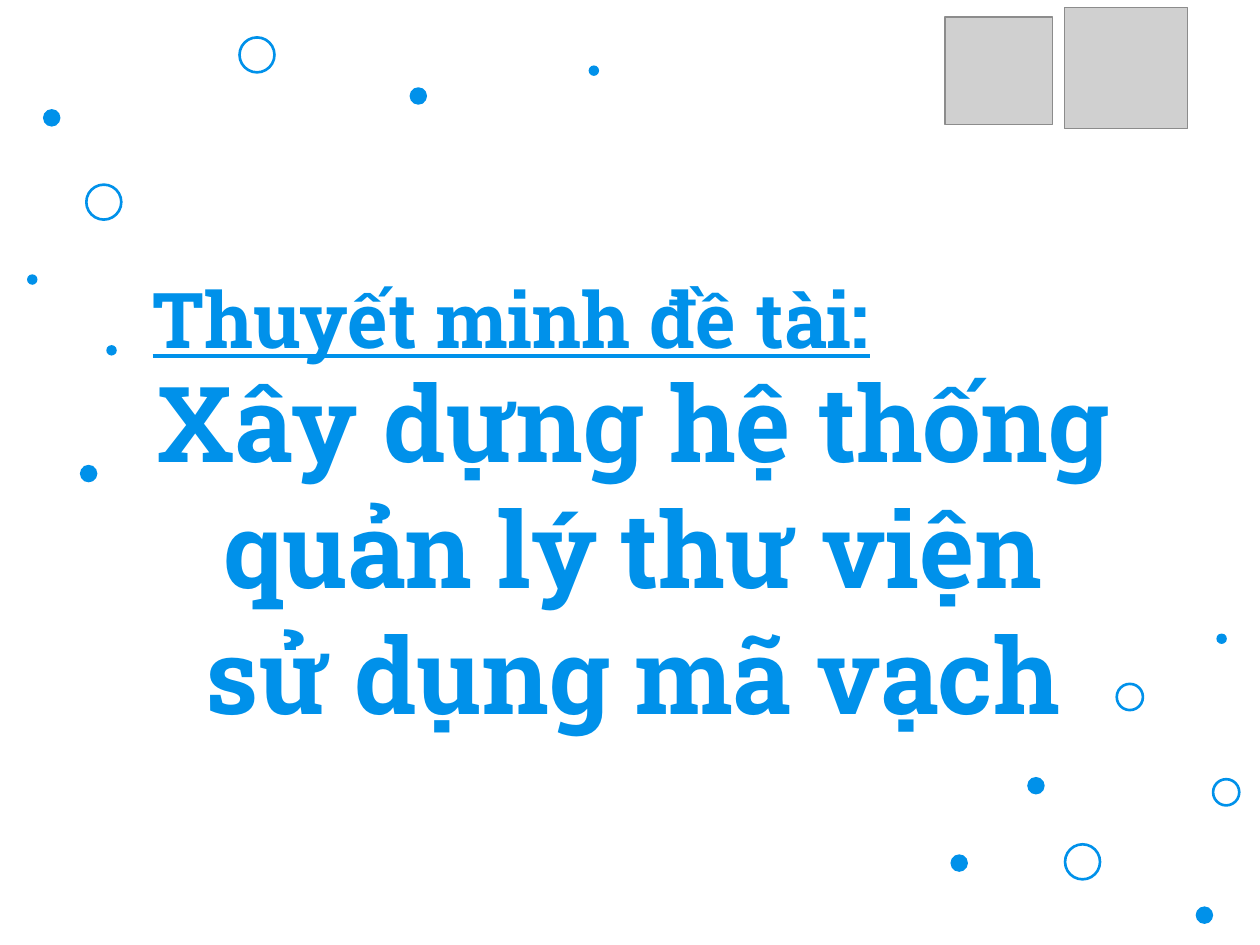
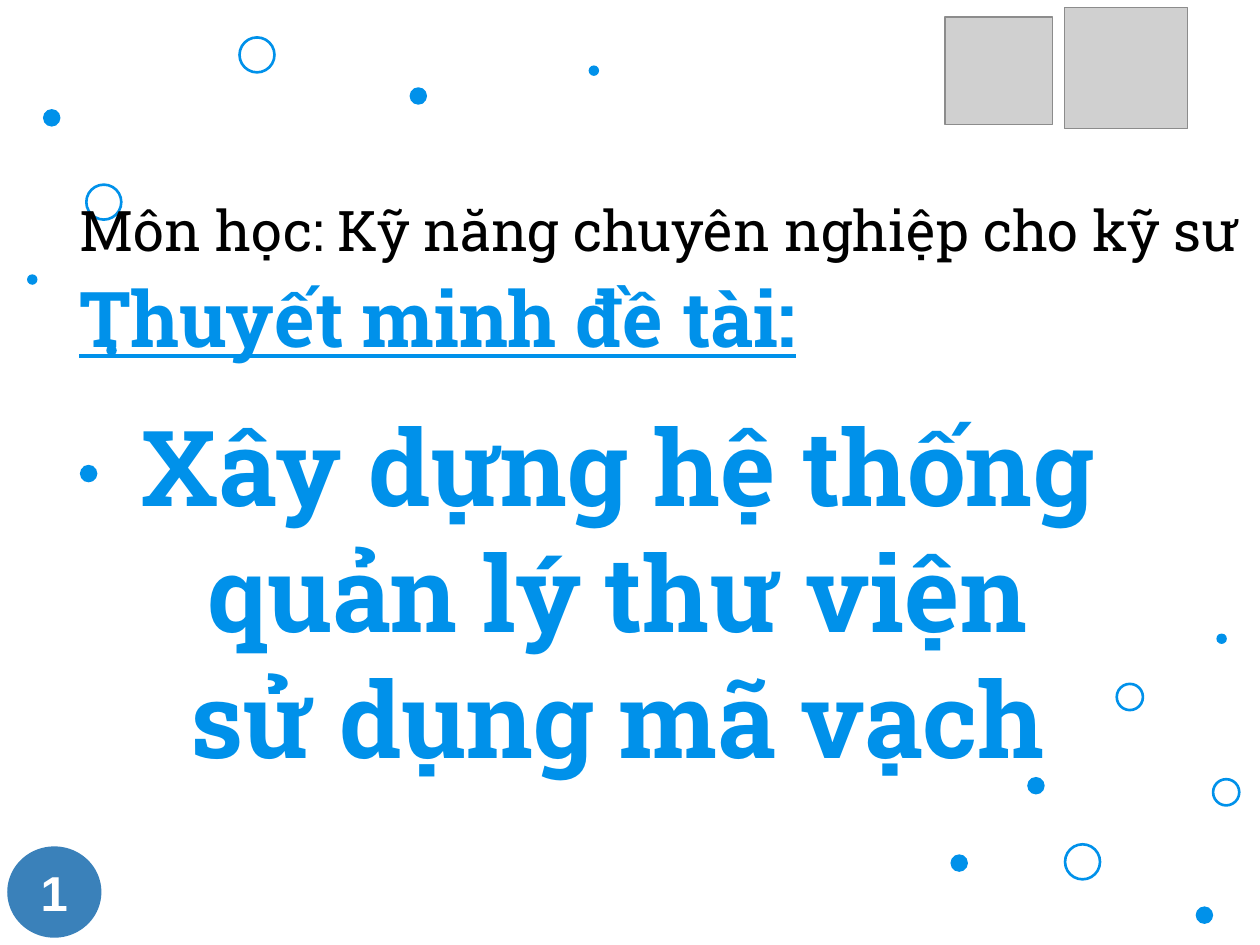
Before and after one commit to LampardNguyen234/LibrarySystemManagement, a slide deck: slide 1 of Presentation.pptx. Drawn at 1260x945 pixels with LibreOffice and Linux fonts; fonts in the diff are those of the drawing; grey boxes stand for pictures; background and template pictures are left out. Boxes give left, top, right and bottom in pixels: in the first picture for what was removed or moved away, otherwise in the second. Text is boxed around its words. In the diff, an @@ line names an element or a change of style, - is before the commit and + after.

```diff
--- a/Presentation.pptx
+++ b/Presentation.pptx
@@ title added at (x1=79, y1=200, x2=1240, y2=263), 32 pt, text #000000 @@
+Môn học: Kỹ năng chuyên nghiệp cho kỹ sư
@@ text "Thuyết minh đề tài:" moved from (x1=153, y1=286, x2=869, y2=365) to (x1=79, y1=285, x2=795, y2=364) @@
@@ text "Xây dựng hệ thống quản ..." moved from (x1=157, y1=377, x2=1109, y2=737) to (x1=142, y1=421, x2=1094, y2=783) @@
@@ page number added at (x1=8, y1=847, x2=102, y2=937), fill #3A81BA, 28 pt, text #FFFFFF, bold @@
+1
```
Also in this commit, not shown: 34 other slides changed, 1 slide added.
